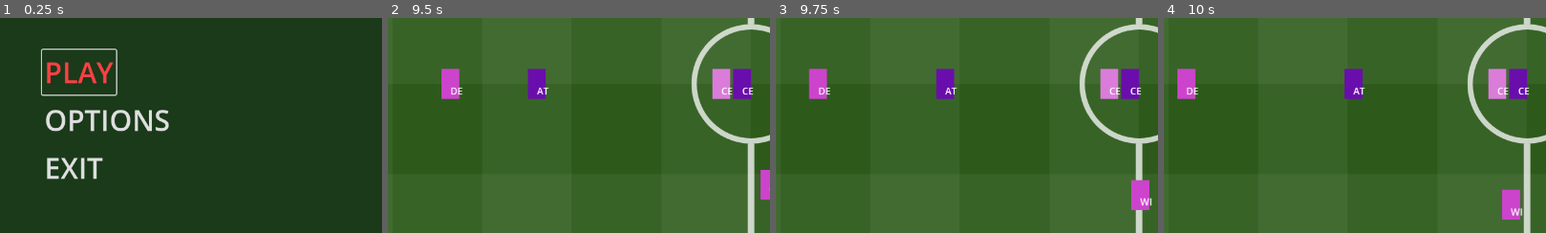
Above: before the commit, frames 1-4 (left to right).
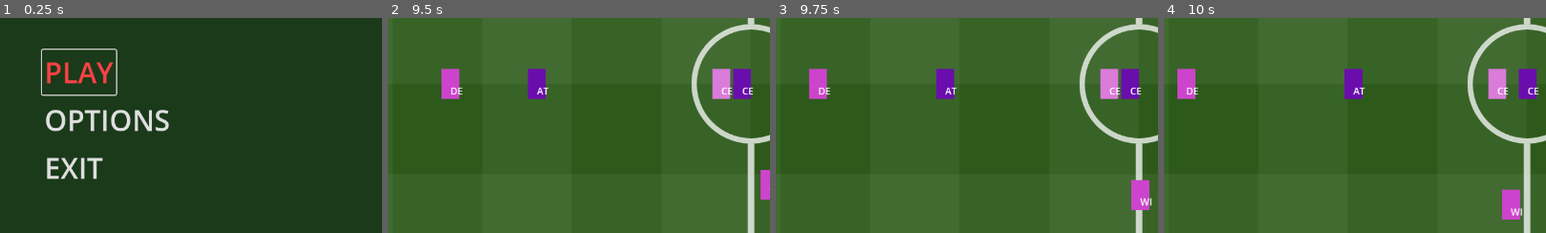
Above: after the commit, the same moments.

Repository: DockerSox/kick-n-catchv3
Game: Godot game, scene res://Scenes/title.tscn
Same seed, same stepped clock (60 frames per second), same inputs: the game is played once before the commit and once after it.
Inputs:
- Up to frame 1 (0.25 s): no input
- Up to frame 2 (9.5 s): click "PLAY" at 0.5 s; tap A (p1_left) at 1.25 s; hold D (p1_right) 1.28-2.03 s; tap Space (p1_launch) at 1.35, 2, 5.1, 6.5, 8.85 s; hold A (p1_left) 2.03-2.78 s; tap Keypad Enter (p2_launch) at 2.1, 5.85 s; hold D (p1_right) 2.78-4.28 s; tap Left (p2_left) at 2.85, 6.6 s; tap Right (p2_right) at 3.6, 7.35 s; hold A (p1_left) 4.28-6.53 s; tap Enter at 4.35, 5.75, 8.1 s; hold D (p1_right) 6.53-8.78 s; hold A (p1_left) from 8.78 s (still down)
- Up to frame 3 (9.75 s): keep holding A (p1_left); tap Keypad Enter (p2_launch) at 9.6 s
- Up to frame 4 (10 s): keep holding A (p1_left)
The pictures show only the part of the screen within x 6-56%, y 35-85%; the shares and areas given below are measured in that part.

Frames 1-3 are identical in both runs. In frame 4, 0.8% of the frame differs, in the area x 90-98%, y 23-38%.

Commit message:
marking unit bug fix

Diff:
--- a/Scripts/pitch.gd
+++ b/Scripts/pitch.gd
@@ -29,7 +29,7 @@
 var marker_defender: Node2D = null
 var timeout_rotation_cooldown: float = 0.0
 
-@export var MARK_DELAY: float = 0.5
+@export var MARK_DELAY: float = 1.0
 
 const TIMEOUT_ROTATION_COOLDOWN_TIME: float = 3.0
 const ROTATION_COOLDOWN_TIME: float = 2.0
@@ -45,11 +45,11 @@
 	"attack":  Vector2(650, 450),
 }
 const POSITIONS_B: Dictionary = {
-	"centre":  Vector2(1150, 450),   # centre of pitch
-	"goalie":  Vector2(2300, 450),   # in goal square
-	"winger":  Vector2(1200, 750),   # centre-half-back, wide
-	"defence": Vector2(550, 450),   # centre-half-back, central
-	"attack":  Vector2(1750, 450),   # centre-half-forward, wide
+	"centre":  Vector2(1150, 450),
+	"goalie":  Vector2(2300, 450),
+	"winger":  Vector2(1200, 750),
+	"defence": Vector2(550, 450),
+	"attack":  Vector2(1750, 450),
 }
 
 func _ready() -> void:
@@ -562,6 +562,10 @@
 			continue
 		if unit == marker_defender:
 			unit.start_mark_delay(MARK_DELAY)
+			# After delay, marker runs to kick position like other defenders
+			unit.assigned_target = null
+			unit.set_attack_role(unit.AttackRole.RUNNER, kick_pos)
+			unit.mark_delay_timer = MARK_DELAY  # re-set after set_attack_role clears it
 			continue
 		unit.set_attack_role(unit.AttackRole.RUNNER, kick_pos)
 
--- a/Scripts/unit.gd
+++ b/Scripts/unit.gd
@@ -56,15 +56,14 @@
 		return
 	if is_aiming:
 		return
+	if mark_delay_timer > 0.0:
+		mark_delay_timer -= delta
+		return
 	if is_defending:
 		if human_defending:
 			_handle_human_defend(delta)
-		else:
-			if mark_delay_timer > 0.0:
-				mark_delay_timer -= delta
-				return
-			if assigned_target != null:
-				_move_toward_target(delta)
+		elif assigned_target != null:
+			_move_toward_target(delta)
 		return
 	if attack_role != AttackRole.NONE:
 		_handle_attack_movement(delta)
--- a/project.godot
+++ b/project.godot
@@ -48,7 +48,7 @@
 }
 p1_launch={
 "deadzone": 0.2,
-"events": [Object(InputEventKey,"resource_local_to_scene":false,"resource_name":"","device":1,"window_id":0,"alt_pressed":false,"shi …(177 unchanged characters)…
+"events": [Object(InputEventKey,"resource_local_to_scene":false,"resource_name":"","device":-1,"window_id":0,"alt_pressed":false,"shi …(177 unchanged characters)…
 , Object(InputEventJoypadButton,"resource_local_to_scene":false,"resource_name":"","device":0,"button_index":0,"pressure":0.0,"pressed":false,"script":null)
 ]
 }
@@ -66,7 +66,7 @@
 }
 p2_launch={
 "deadzone": 0.2,
-"events": [Object(InputEventKey,"resource_local_to_scene":false,"resource_name":"","device":1,"window_id":0,"alt_pressed":false,"shi …(181 unchanged characters)…
+"events": [Object(InputEventKey,"resource_local_to_scene":false,"resource_name":"","device":-1,"window_id":0,"alt_pressed":false,"shi …(181 unchanged characters)…
 , Object(InputEventJoypadButton,"resource_local_to_scene":false,"resource_name":"","device":1,"button_index":0,"pressure":0.0,"pressed":false,"script":null)
 ]
 }
